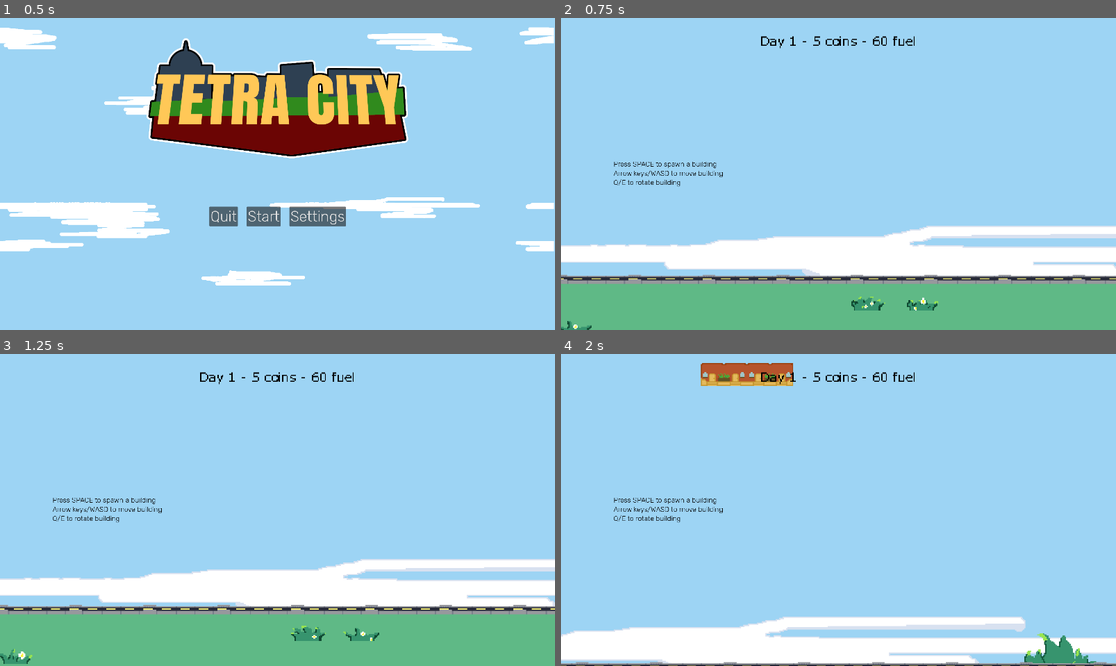
Above: before the commit, frames 1-4 (two rows, left to right).
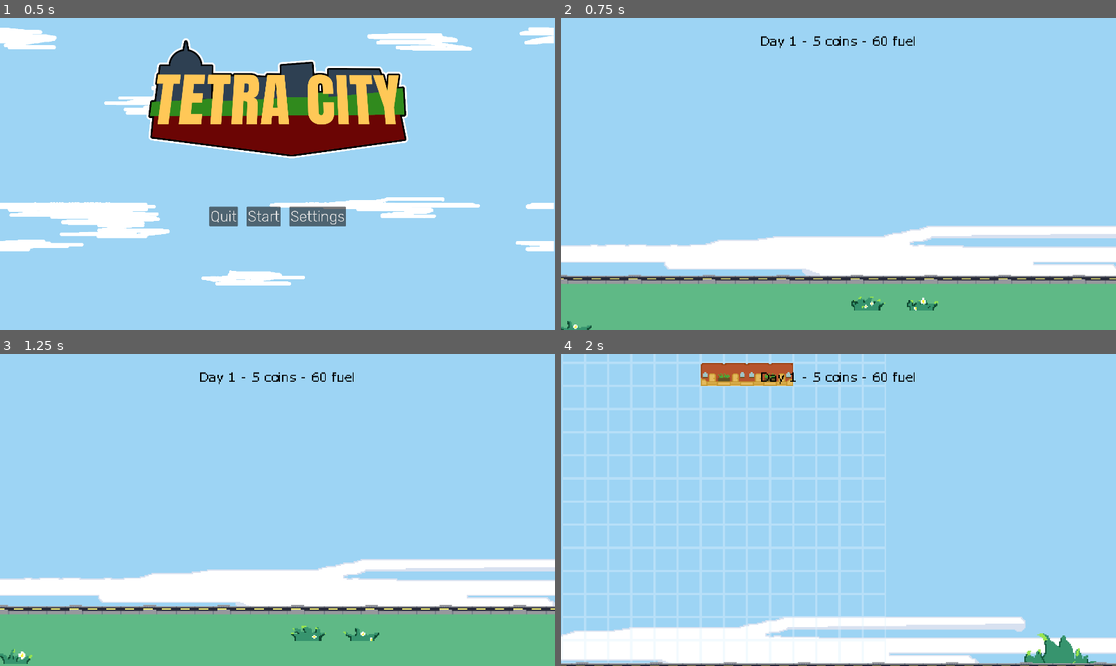
Above: after the commit, the same moments.

Repository: mondobe/TetraCity
Game: Godot game, scene res://scenes/main.tscn
Two runs of this game, one before a commit and one after it. Both use one fixed random seed, a clock stepped at 60 frames per second and the inputs below.
Inputs (mouse positions are in pixels of both pictures, inside the frame that each line leads up to):
- Up to frame 1 (0.5 s): no input
- Up to frame 2 (0.75 s): click "Start" at 0.5 s
- Up to frame 3 (1.25 s): no input
- Up to frame 4 (2 s): tap Space (test_create_building) at 1.25 s; move the mouse to (960, 494) at 1.27 s; press the mouse at (960, 494) at 1.28 s; hold D (move_right) from 1.28 s (still down)

Frame 1 is identical in both runs. In frame 2, 0.3% of the frame differs, in the area x 9-30%, y 46-55%; in frame 3, 0.3%; in frame 4, 8.2%, in the area x 0-59%, y 0-100%.

Commit message:
Add better guides
Now it's all pixel art!

Diff:
--- a/buildings/apartment.tres
+++ b/buildings/apartment.tres
@@ -1,12 +1,10 @@
-[gd_resource type="Resource" script_class="BuildingBlueprint" load_steps=4 format=3 uid="uid://bh0s6jhfgvuwv"]
+[gd_resource type="Resource" script_class="BuildingBlueprint" load_steps=3 format=3 uid="uid://bh0s6jhfgvuwv"]
 
 [ext_resource type="Script" path="res://scripts/buildings/apartment.gd" id="1_5rihs"]
 [ext_resource type="Script" path="res://scripts/systems/building_grid/building_blueprint.gd" id="1_e8cmm"]
-[ext_resource type="Texture2D" uid="uid://b4wejql45gxc2" path="res://sprites/buildings/apartments.png" id="2_pj0ty"]
 
 [resource]
 script = ExtResource("1_e8cmm")
-sprite = ExtResource("2_pj0ty")
 bonus = ExtResource("1_5rihs")
 squares = "....
 OOOO
@@ -15,3 +13,4 @@
 center_coords = Vector2i(2, 2)
 center_mode = 0
 kick_mode = 1
+description = "Earns one coin per day."
--- a/buildings/cafe.tres
+++ b/buildings/cafe.tres
@@ -13,3 +13,4 @@
 center_coords = Vector2i(2, 2)
 center_mode = 0
 kick_mode = 0
+description = "Earns the same income as the highest-earning adjacent building each day (excluding other Cafes)."
--- a/buildings/city_hall.tres
+++ b/buildings/city_hall.tres
@@ -1,12 +1,10 @@
-[gd_resource type="Resource" script_class="BuildingBlueprint" load_steps=4 format=3 uid="uid://cbd8qt7xqw4v1"]
+[gd_resource type="Resource" script_class="BuildingBlueprint" load_steps=3 format=3 uid="uid://cbd8qt7xqw4v1"]
 
 [ext_resource type="Script" path="res://scripts/systems/building_grid/building_blueprint.gd" id="1_dyf1i"]
 [ext_resource type="Script" path="res://scripts/buildings/city_hall.gd" id="1_ly0hm"]
-[ext_resource type="Texture2D" uid="uid://blrtmwevytseb" path="res://sprites/buildings/cityHall.png" id="2_mut0u"]
 
 [resource]
 script = ExtResource("1_dyf1i")
-sprite = ExtResource("2_mut0u")
 bonus = ExtResource("1_ly0hm")
 squares = ".O.
 OOO
@@ -14,3 +12,4 @@
 center_coords = Vector2i(1, 1)
 center_mode = 1
 kick_mode = 0
+description = "Handles administrative tasks."
--- a/buildings/nuclear_reactor.tres
+++ b/buildings/nuclear_reactor.tres
@@ -12,3 +12,4 @@
 center_coords = Vector2i(1, 1)
 center_mode = 1
 kick_mode = 0
+description = "Supercharges all nearby buildings, causing them to make 5 times as much money!"
--- a/buildings/park.tres
+++ b/buildings/park.tres
@@ -12,3 +12,4 @@
 center_coords = Vector2i(1, 1)
 center_mode = 1
 kick_mode = 0
+description = "Earns 1 coin for each adjacent building."
--- a/buildings/school.tres
+++ b/buildings/school.tres
@@ -13,3 +13,4 @@
 center_coords = Vector2i(2, 2)
 center_mode = 0
 kick_mode = 0
+description = "Every 5 days, earns one coin for every single building in the city."
--- a/buildings/solar_farm.tres
+++ b/buildings/solar_farm.tres
@@ -12,3 +12,4 @@
 center_coords = Vector2i(1, 1)
 center_mode = 1
 kick_mode = 0
+description = "Gives one day's worth of fuel every 3 days - as long as this building isn't blocked by others above it."
--- a/scenes/gameplay/balloon.tscn
+++ b/scenes/gameplay/balloon.tscn
@@ -1,7 +1,7 @@
 [gd_scene load_steps=4 format=3 uid="uid://bxufr16hlwrbe"]
 
 [ext_resource type="Script" path="res://scripts/systems/shop/balloon.gd" id="1_bpkah"]
-[ext_resource type="Texture2D" uid="uid://djbgursymeoqt" path="res://sprites/test/balloon.png" id="1_k2lxj"]
+[ext_resource type="Texture2D" uid="uid://c122agkdptxel" path="res://sprites/gameplay_misc/balloon2.png" id="2_5iksp"]
 
 [sub_resource type="RectangleShape2D" id="RectangleShape2D_ey5yg"]
 size = Vector2(40, 30)
@@ -13,8 +13,8 @@
 
 [node name="BalloonSprite" type="Sprite2D" parent="."]
 z_index = -1
-position = Vector2(0, -40.5)
-texture = ExtResource("1_k2lxj")
+position = Vector2(0, -53)
+texture = ExtResource("2_5iksp")
 
 [node name="HitboxArea" type="Area2D" parent="."]
 
--- a/scenes/gameplay/building.tscn
+++ b/scenes/gameplay/building.tscn
@@ -1,7 +1,8 @@
-[gd_scene load_steps=3 format=3 uid="uid://cmoks1w008liq"]
+[gd_scene load_steps=4 format=3 uid="uid://cmoks1w008liq"]
 
 [ext_resource type="Script" path="res://scripts/systems/building_grid/building.gd" id="1_v4c3k"]
 [ext_resource type="Texture2D" uid="uid://b4wejql45gxc2" path="res://sprites/buildings/apartments.png" id="2_whcsi"]
+[ext_resource type="Texture2D" uid="uid://flpx6win4pxp" path="res://sprites/gameplay_misc/guide.png" id="3_w0302"]
 
 [node name="Building" type="Node2D"]
 script = ExtResource("1_v4c3k")
@@ -10,3 +11,7 @@
 texture = ExtResource("2_whcsi")
 
 [node name="Bonus" type="Node" parent="."]
+
+[node name="Guide" type="Sprite2D" parent="."]
+z_index = 2
+texture = ExtResource("3_w0302")
--- a/scenes/gameplay/world.tscn
+++ b/scenes/gameplay/world.tscn
@@ -11,9 +11,10 @@
 [ext_resource type="Script" path="res://scripts/systems/building_grid/building_grid.gd" id="8_yumsi"]
 [ext_resource type="PackedScene" uid="uid://cmoks1w008liq" path="res://scenes/gameplay/building.tscn" id="9_teedr"]
 [ext_resource type="Resource" uid="uid://blctvydks2h24" path="res://buildings/variations/apartment.tres" id="9_uh8o4"]
-[ext_resource type="LabelSettings" uid="uid://dbpx7v66har17" path="res://theming/non_pixelated_label.tres" id="10_kif8a"]
 [ext_resource type="FontFile" uid="uid://sxhpegxwj6qy" path="res://fonts/verdana.ttf" id="11_8u3tu"]
+[ext_resource type="Texture2D" uid="uid://u3oof2tbhd7g" path="res://sprites/gameplay_misc/grid_space.png" id="11_cvkpl"]
 [ext_resource type="Script" path="res://scripts/systems/gameplay/world_stats.gd" id="11_fetru"]
+[ext_resource type="Script" path="res://scripts/environment/grid_guide.gd" id="12_dcn3s"]
 [ext_resource type="Script" path="res://scripts/ui/gameplay/stats_label.gd" id="12_q7wy1"]
 [ext_resource type="Script" path="res://scripts/systems/gameplay/building_bonuses.gd" id="14_3u7nn"]
 [ext_resource type="PackedScene" uid="uid://b0rc8omyr0as8" path="res://scenes/ui/dialogue_box.tscn" id="14_qdc0i"]
@@ -88,18 +89,17 @@
 _initial_dimensions = Vector2i(14, 14)
 building = ExtResource("9_teedr")
 
+[node name="GridGuide" type="Sprite2D" parent="BuildingGrid"]
+visible = false
+z_index = -2
+texture_repeat = 2
+texture = ExtResource("11_cvkpl")
+centered = false
+region_enabled = true
+region_rect = Rect2(0, 0, 280, 280)
+script = ExtResource("12_dcn3s")
+
 [node name="TempUILayer" type="CanvasLayer" parent="."]
-
-[node name="Tutorial" type="Label" parent="TempUILayer"]
-offset_left = 182.0
-offset_top = 491.0
-offset_right = 354.0
-offset_bottom = 560.0
-text = "Press SPACE to spawn a building
-Arrow keys/WASD to move building
-Q/E to rotate building
-"
-label_settings = ExtResource("10_kif8a")
 
 [node name="PixelUILayer" type="CanvasLayer" parent="."]
 scale = Vector2(4, 4)
--- /dev/null
+++ b/scripts/environment/grid_guide.gd
@@ -0,0 +1,6 @@
+extends Sprite2D
+
+
+# Called every frame. 'delta' is the elapsed time since the previous frame.
+func _process(delta: float) -> void:
+	self_modulate = Color(1, 1, 1, 0.3 + 0.1 * sin(Time.get_ticks_msec() * 0.004))
--- a/scripts/systems/building_grid/building.gd
+++ b/scripts/systems/building_grid/building.gd
@@ -34,6 +34,9 @@
 ## The Sprite2D component that displays the building's texture.
 @onready var sprite: Sprite2D = $Sprite2D
 
+## The guide arrows that show players the ropes.
+@onready var guide: Sprite2D = $Guide
+
 ## How rotated this building is (i.e. the number of clockwise rotations from
 ## the starting point)
 @onready var rotation_value: int = 0
@@ -59,6 +62,12 @@
 		center_px += Vector2i(1, 1) * (BuildingGrid.GRID_SPACE_SIZE / 2)
 	sprite.offset = -center_px
 	sprite.position = center_px
+
+	guide = $Guide
+	guide.position = center_px + Vector2i.UP * 50
+
+func done_placing() -> void:
+	guide.hide()
 
 ## Set the building's position in the building grid and move its transform
 func set_origin_coords(coords: Vector2i) -> void:
--- a/scripts/systems/building_grid/building_blueprint.gd
+++ b/scripts/systems/building_grid/building_blueprint.gd
@@ -20,3 +20,6 @@
 
 ## See the [enum Building.KickMode] docs
 @export var kick_mode: Building.KickMode
+
+## The building's description
+@export_multiline var description: String
--- a/scripts/systems/building_grid/building_grid.gd
+++ b/scripts/systems/building_grid/building_grid.gd
@@ -60,6 +60,9 @@
 ## The buildings currently in the grid.
 @onready var buildings: Array[Building]
 
+## The building guide squares
+@onready var guide: Sprite2D = $GridGuide
+
 # Called when the node enters the scene tree for the first time.
 func _ready() -> void:
 	build_grid()
@@ -90,6 +93,7 @@
 			grid.dimensions.x / 2 - new_building.grid.dimensions.x / 2, 0))
 	add_child(new_building)
 	push_timer = MAX_PUSH_TIMER
+	guide.show()
 
 ## Called every frame while placing a building.
 func placing_process(delta: float) -> void:
@@ -134,8 +138,10 @@
 func done_placing() -> void:
 	buildings.append(placing_building)
 	build_grid()
+	placing_building.done_placing()
 	placing_building = null
 	_sky_view_controls.done_placing()
+	guide.hide()
 
 ## Clears the grid and rebuilds it, polling every building for its collision pixels.
 func build_grid() -> void:
--- a/scripts/ui/gameplay/npc_dialogue_box.gd
+++ b/scripts/ui/gameplay/npc_dialogue_box.gd
@@ -32,10 +32,10 @@
 func update_text() -> void:
 	resize_borders(Vector2(320, 300))
 	set_text_no_resize(
-"Test balloon NPC dialogue
-Buy %s
+"%s
+%s
 Cost: %d coins"
-		% [variation.building_name, price])
+		% [variation.building_name, variation.blueprint.description, price])
 
 ## Called when clicking the "buy" button
 signal buy()
Not shown: 1 places in scenes/gameplay/world.tscn that only renumber resources
Binary file added: sprites/gameplay_misc/balloon2.png
Not shown, added: sprites/gameplay_misc/balloon2.png.import
Binary file added: sprites/gameplay_misc/grid_space.png
Not shown, added: sprites/gameplay_misc/grid_space.png.import
Binary file added: sprites/gameplay_misc/guide.png
Not shown, added: sprites/gameplay_misc/guide.png.import
